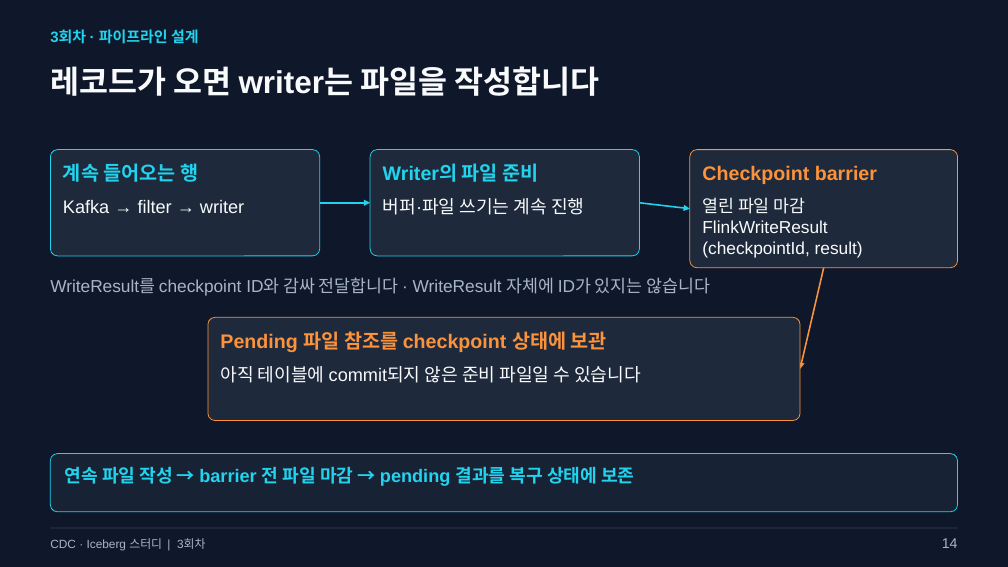
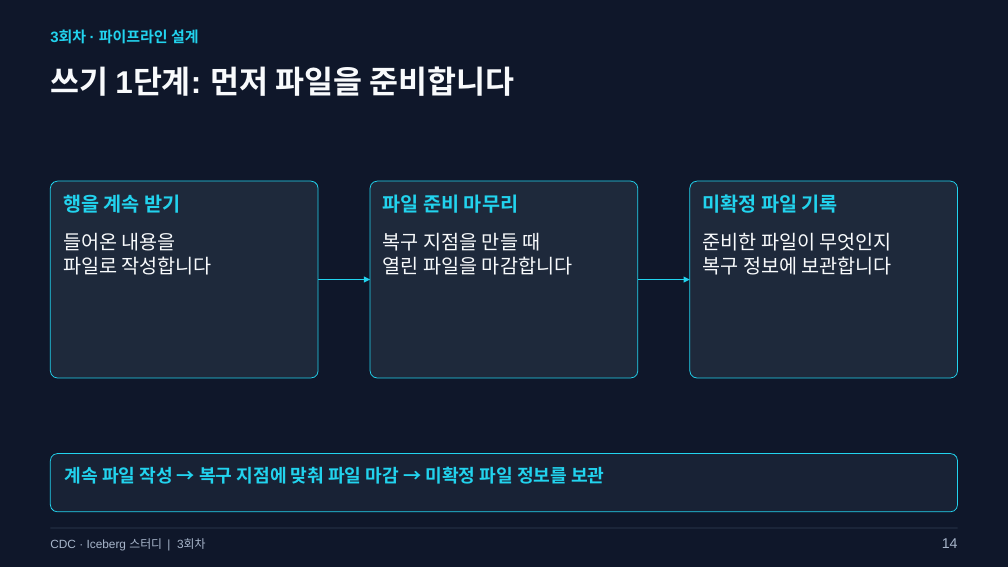
Before and after one commit to kim-dabin/cdc-lakehouse-study, a slide deck: slide 14 of labs/session03/slides/03-session03.pptx. Drawn at 1008x567 pixels with LibreOffice and Linux fonts; fonts in the diff are those of the drawing. Boxes give left, top, right and bottom in pixels: in the first picture for what was removed or moved away, otherwise in the second. Text is boxed around its words. In the diff, an @@ line names an element or a change of style, - is before the commit and + after.

Commit message:
Introduce Flink concepts before runtime and recovery details

```diff
--- a/labs/session03/slides/03-session03.pptx
+++ b/labs/session03/slides/03-session03.pptx
@@ text at (50,66,514,96): text changed @@
-레코드가 오면 writer는 파일을 작성합니다
+쓰기 1단계: 먼저 파일을 준비합니다
@@ rounded rectangle: place and size @@
-rounded rectangle at (51,150,320,256)
+rounded rectangle at (51,181,318,378)
@@ rounded rectangle at (51,181,318,378): proportions changed @@
@@ text at (63,194,180,213): text changed @@
-계속 들어오는 행
+행을 계속 받기
@@ rounded rectangle at (371,181,638,378): proportions changed @@
@@ rounded rectangle: place and size @@
-rounded rectangle at (371,150,640,256)
+rounded rectangle at (371,181,638,378)
@@ text at (383,194,518,213): text changed @@
-Writer의 파일 준비
+파일 준비 마무리
@@ rounded rectangle: place and size @@
-rounded rectangle at (690,150,957,268)
+rounded rectangle at (690,181,957,378)
@@ rounded rectangle at (690,181,957,378): outline #FB923C 0.75 pt to #22D3EE 0.75 pt; proportions changed @@
@@ text at (702,194,838,213): text changed; text colour #FB923C to #22D3EE @@
-Checkpoint barrier
+미확정 파일 기록
@@ text at (63,232,212,275): text changed; size 17.2 to 18.8 pt @@
-Kafka → filter → writer
+들어온 내용을
+파일로 작성합니다
@@ text at (383,232,572,275): text changed; size 17.2 to 18.8 pt @@
-버퍼·파일 쓰기는 계속 진행
+복구 지점을 만들 때
+열린 파일을 마감합니다
@@ text at (702,232,892,275): text changed; size 16.5 to 18.8 pt @@
-열린 파일 마감
-FlinkWriteResult
-(checkpointId, result)
+준비한 파일이 무엇인지
+복구 정보에 보관합니다
@@ arrow removed from (824, 268) to (800, 369) @@
@@ text removed at (50,277,710,295) @@
-WriteResult를 checkpoint ID와 감싸 전달합니다 · WriteResult 자체에 ID가 있지는 않습니다
@@ arrow moved from (320, 203) - (371, 203) to (318, 280) - (371, 280) @@
@@ arrow moved from (640, 203) - (690, 209) to (638, 280) - (690, 280) @@
@@ rounded rectangle removed at (208,318,800,420) @@
@@ text removed at (220,331,607,352) @@
-Pending 파일 참조를 checkpoint 상태에 보관
@@ text removed at (220,366,641,383) @@
-아직 테이블에 commit되지 않은 준비 파일일 수 있습니다
@@ text at (65,466,604,484): text changed @@
-연속 파일 작성 → barrier 전 파일 마감 → pending 결과를 복구 상태에 보존
+계속 파일 작성 → 복구 지점에 맞춰 파일 마감 → 미확정 파일 정보를 보관
```
Also in this commit, not shown: 7 other slides changed, 2 slides added, 2 slides removed, 2 other files.
